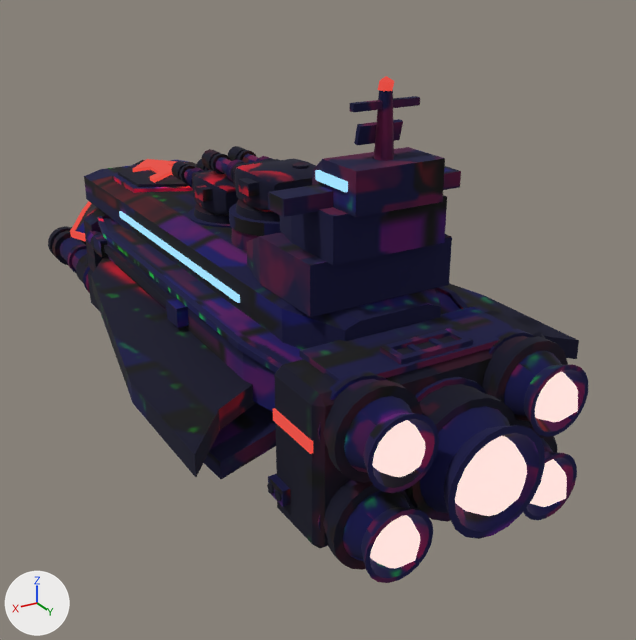
The glTF model assets/models/ships/vanguard.glb, before and after one commit.
Camera for both pictures: a camera (50 mm lens) standing at (4.53, 9.76, 4.19) and looking at (-0.74, 0.98, -0.21). Arrows for +X, +Y and +Z are at lower left; the lights stay in place. The older version comes first. Vertices at exactly the same position are counted once.

In view in the first picture: 'vanguard'.
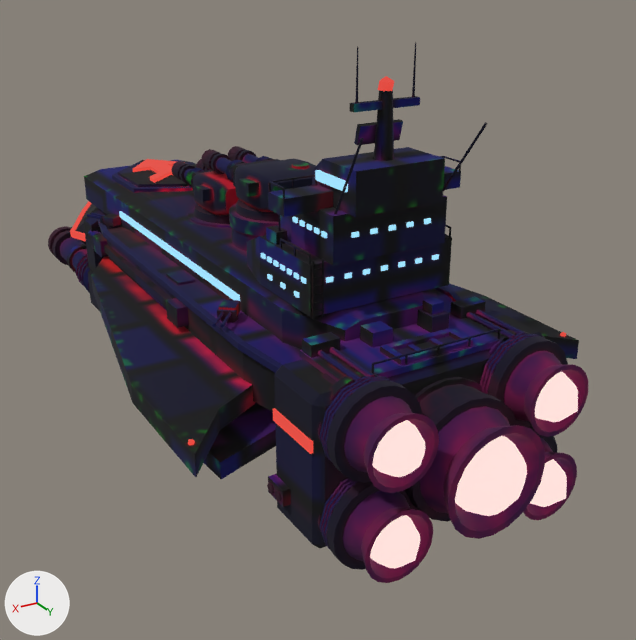
Location of each change, (x1, y1, x2, y2) in pixels of the pictures (636 x 640 px):
'vanguard', reshaped (7% taller)
    before: (48, 76, 588, 583)
    after: (48, 42, 588, 583)
part 1 of me_vanguard, added
    after: (326, 276, 334, 283)
part 2 of me_vanguard, added
    after: (166, 42, 566, 549)
part 3 of me_vanguard, added
    after: (76, 213, 121, 287)
part 4 of me_vanguard, surface changed
    both: (48, 90, 588, 583)

Diff of the bpy script that builds the scene:
```diff
--- a/assets/models/ships/vanguard.glb.py
+++ b/assets/models/ships/vanguard.glb.py
@@ me_vanguard @@
 # used by ob_vanguard; location = (0.0, 0.0, 0.0)
-me_vanguard.from_pydata(...)  # 4636 vertices, 8660 faces; spans x -2.2..2.2, y -5.69..5.4, z -1.05..3.12
+me_vanguard.from_pydata(...)  # 6198 vertices, 11240 faces; spans x -2.2..2.2, y -5.69..5.4, z -1.08..3.38
+# me_vanguard part 1: a new loose piece, a box spanning x 0.565..0.635, y 3.389..3.419, z 1.357..1.403, in mat_vanguard_window (black #000000, glowing blue #9fe0ff)
+# me_vanguard part 2: 1066 vertices added at x -2.18..2.18, y 0.72..4.48, z -1.08..3.38
+# me_vanguard part 3: 256 vertices added at x -1.22..1.22, y -3.42..-1.48, z -0.92..0.76
+# me_vanguard part 4: 7641 kept faces spanning x -2.2..2.2, y -5.2..5.15, z -1.05..3.0 get new texture (UV) coordinates
+# other edits to the shape of me_vanguard do not show in these pictures
 me_vanguard.materials.append(mat_vanguard_hull)
```
